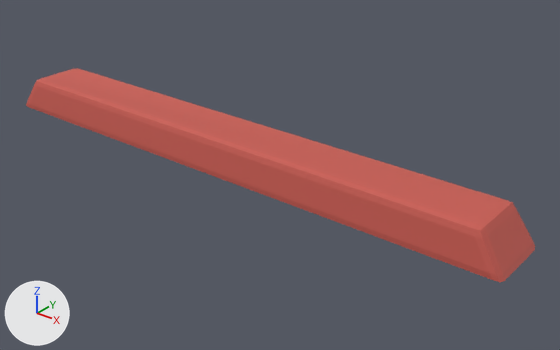
Renders of the glTF model apps/client/public/assets/slice/road.glb from each side of a commit.
Rendered twice from a 50 mm lens placed at (0.569, -0.622, 0.393), pointed at (0.053, 0.024, -0.007). The lights are fixed; the arrows at lower left show +X, +Y and +Z. The older version comes first. Vertices at exactly the same position are counted once.

The scene before the commit, as lines of its bpy script (objects in view):
```python
me_road = bpy.data.meshes.new('road')
me_road.from_pydata(...)  # 56 vertices, 108 faces; spans x -0.359..0.359, y -0.041..0.041, z 0.0..0.045
me_road.materials.append(mat_building)
ob_road = bpy.data.objects.new('road', me_road)
ob_road.location = (0.0, 0.0, 0.0)
```
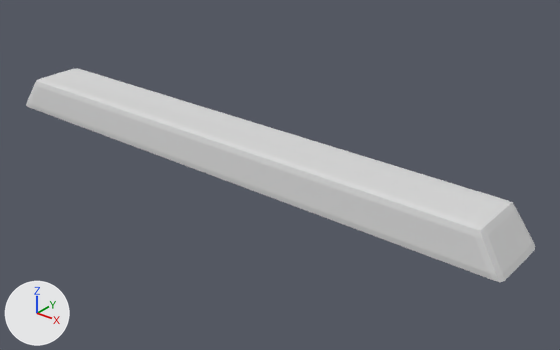
Edits to the scene script, one JSON object a line:
```json
{"block": "me_road", "where": "me_road.from_pydata(...)  # 56 vertices, 108 faces; spans x -0.359..0.359, y -0.041..0.041, z 0.0..0.045"}
{"block": "me_road", "where": "# used by ob_road; location = (0.0, 0.0, 0.0)"}
{"block": "me_road", "change": "me_road part 1: 108 faces centred in x -0.358..0.358, y -0.041..0.041, z 0.0..0.045 are repainted in the vertex colours; the middle colour goes from red #ca5c52 to light grey #dadada"}
```

What differs and where, as boxes [x1, y1, x2, y2] in the pictures (560 x 350 px):
```json
{"part": 1, "of": "me_road", "change": "recoloured", "before": [26, 68, 535, 282], "after": [26, 68, 535, 282], "on screen": "red to light grey"}
```
